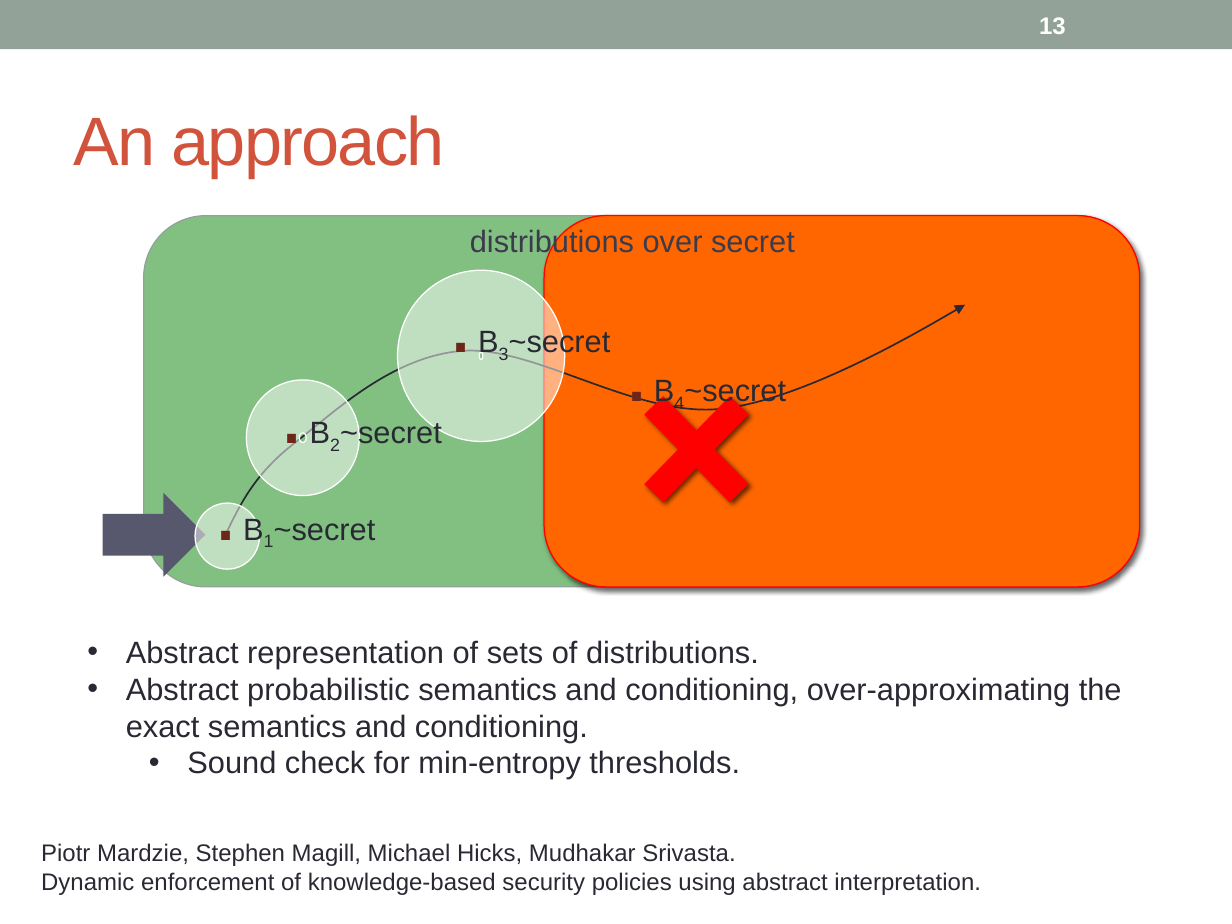
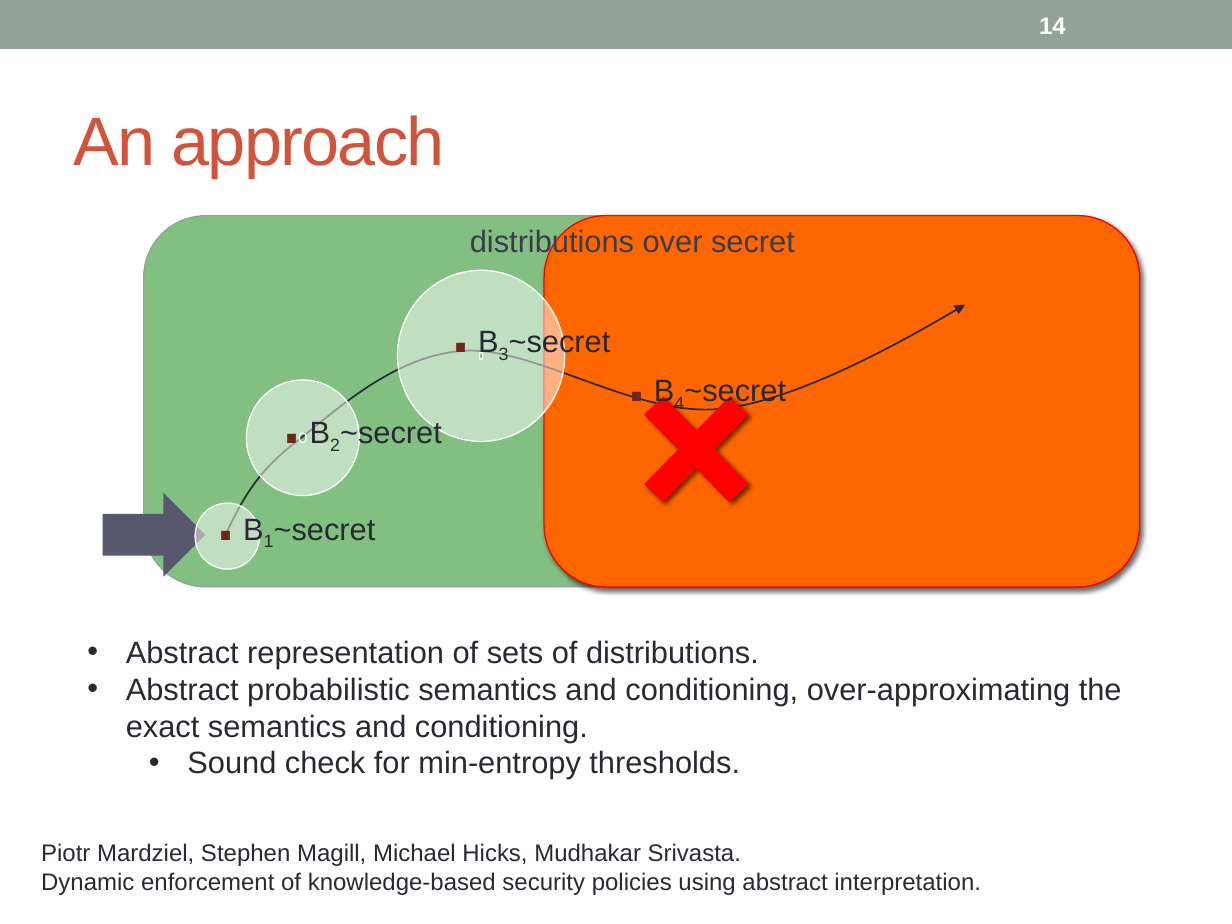
Before and after one commit to piotrm0/ppw12, a slide deck: slide 14 of pres/ppw12-pres.pptx (slide 13 before the commit). Drawn at 1232x924 pixels with LibreOffice and Linux fonts; fonts in the diff are those of the drawing. Boxes give left, top, right and bottom in pixels: in the first picture for what was removed or moved away, otherwise in the second. Text is boxed around its words. In the diff, an @@ line names an element or a change of style, - is before the commit and + after.

```diff
--- a/pres/ppw12-pres.pptx
+++ b/pres/ppw12-pres.pptx
@@ page number at [1039, 17, 1066, 34]: text changed @@
-13
+14
@@ text at [41, 843, 741, 866]: text changed @@
-Piotr Mardzie, Stephen Magill, Michael Hicks, Mudhakar Srivasta.
+Piotr Mardziel, Stephen Magill, Michael Hicks, Mudhakar Srivasta.
```
Also in this commit, not shown: 7 other slides changed, 2 slides added.
